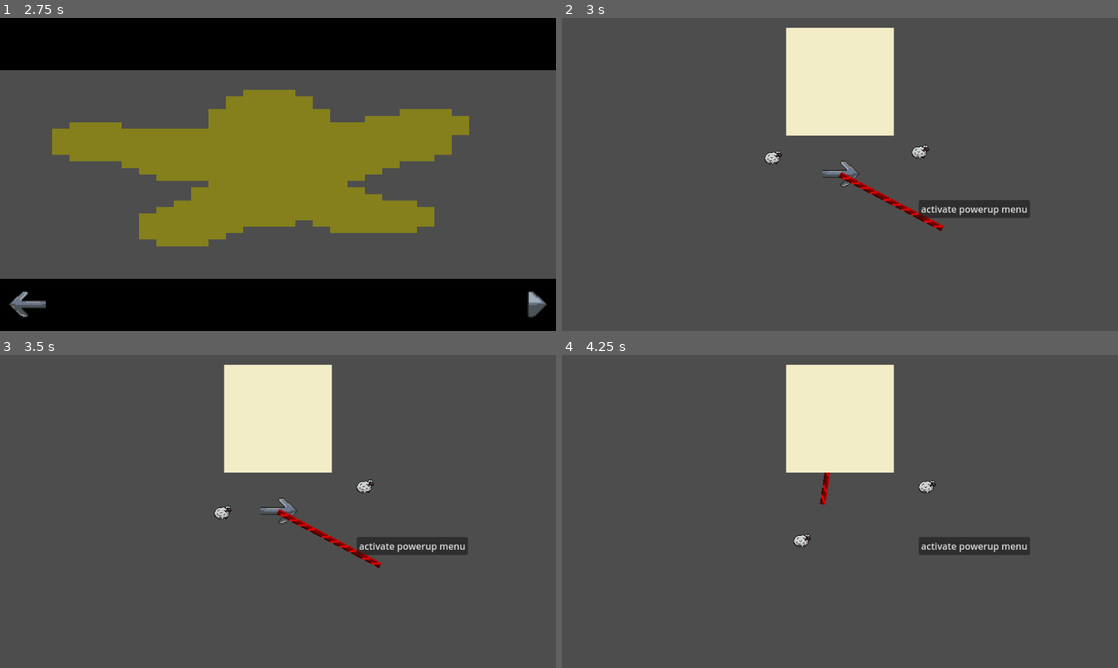
Above: before the commit, frames 1-4 (two rows, left to right).
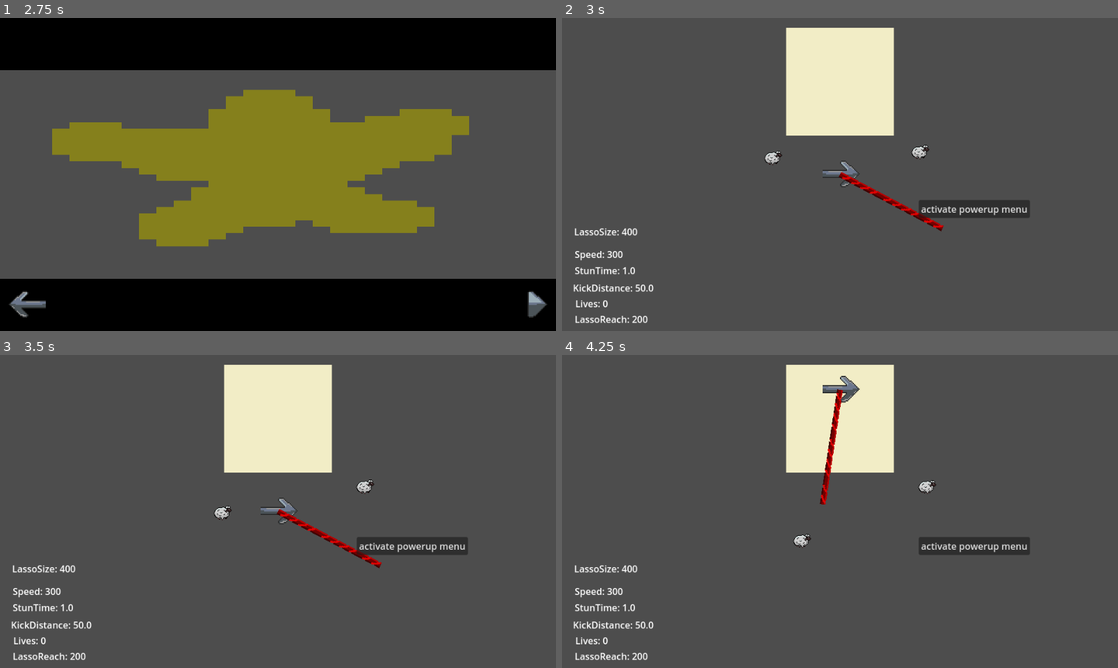
Above: after the commit, the same moments.

Repository: kinghos/GMTK-Game-Jam-2025
Game: Godot game, scene res://scenes/ui/title_screen.tscn
The game is run twice, just before and just after one commit, with the same random seed, the same clock (stepped at 60 frames per second) and the same inputs.
Inputs (mouse positions are in pixels of both pictures, inside the frame that each line leads up to):
- Up to frame 1 (2.75 s): click "PLAY" at 0.5 s; click (528, 305) at 1.25 s; click (528, 305) at 2 s
- Up to frame 2 (3 s): click (1095, 309) at 2.75 s
- Up to frame 3 (3.5 s): no input
- Up to frame 4 (4.25 s): move the mouse to (812, 574) at 3.52 s; hold Up (Up) from 3.53 s (still down); hold Space (Kick) from 3.53 s (still down); click (812, 574) at 3.67 s

Frame 1 is identical in both runs. In frame 2, 0.8% of the frame differs, in the area x 2-17%, y 67-98%; in frame 3, 0.8%; in frame 4, 1.3%, in the area x 2-54%, y 6-98%.

Commit message:
Updated GameUI to contain debug info

Diff:
--- a/scenes/level.gd
+++ b/scenes/level.gd
@@ -7,3 +7,11 @@
 
 func _on_button_pressed() -> void:
 	game_ui.trigger_powerups_menu()
+
+func _process(delta: float) -> void:
+	$GameUI/PlayerSpeed.text = "Speed: " + str(Globals.player.speed)
+	$GameUI/StunTime.text = "StunTime: " + str(Globals.stun_time)
+	$GameUI/KickDistance.text = "KickDistance: " + str(Globals.kick_distance)
+	$GameUI/Lives.text = "Lives: " + str(Globals.lives)
+	$GameUI/LassoReach.text = "LassoReach: " + str(Globals.player_lasso_reach)
+	$GameUI/LassoSize.text = "LassoSize: " + str(Globals.lasso.MAX_LASSO_LENGTH)
--- a/scenes/level.tscn
+++ b/scenes/level.tscn
@@ -1,9 +1,9 @@
-[gd_scene load_steps=8 format=3 uid="uid://bexj0jwnpfnte"]
+[gd_scene load_steps=8 format=3 uid="uid://dow5jdyygni3s"]
 
 [ext_resource type="PackedScene" uid="uid://byg6xjjjpdp1o" path="res://scenes/ui/game_ui.tscn" id="1_2q6dc"]
 [ext_resource type="Script" uid="uid://bmvevy34gpj8u" path="res://scenes/level.gd" id="1_ppgk2"]
-[ext_resource type="PackedScene" uid="uid://cndmwkj47j0ww" path="res://scenes/player.tscn" id="2_mx8sn"]
-[ext_resource type="PackedScene" uid="uid://c2d3oaak7o717" path="res://scenes/ui/pause_menu.tscn" id="3_2r41h"]
+[ext_resource type="PackedScene" uid="uid://cndmwkj47j0ww" path="res://scenes/Player.tscn" id="2_mx8sn"]
+[ext_resource type="PackedScene" path="res://scenes/ui/pause_menu.tscn" id="3_2r41h"]
 [ext_resource type="PackedScene" uid="uid://cqbyf3duimude" path="res://scenes/animals/sheep.tscn" id="3_ppgk2"]
 [ext_resource type="PackedScene" uid="uid://di53xit540gqa" path="res://scenes/pen.tscn" id="4_2r41h"]
 [ext_resource type="PackedScene" uid="uid://k3vx7abiijuu" path="res://scenes/lasso.tscn" id="5_klq6b"]
@@ -12,6 +12,42 @@
 script = ExtResource("1_ppgk2")
 
 [node name="GameUI" parent="." instance=ExtResource("1_2q6dc")]
+
+[node name="PlayerSpeed" type="Label" parent="GameUI"]
+offset_left = 22.0
+offset_top = 396.0
+offset_right = 62.0
+offset_bottom = 419.0
+
+[node name="LassoSize" type="Label" parent="GameUI"]
+offset_left = 21.0
+offset_top = 357.0
+offset_right = 61.0
+offset_bottom = 380.0
+
+[node name="StunTime" type="Label" parent="GameUI"]
+offset_left = 22.0
+offset_top = 424.0
+offset_right = 62.0
+offset_bottom = 447.0
+
+[node name="KickDistance" type="Label" parent="GameUI"]
+offset_left = 19.0
+offset_top = 454.0
+offset_right = 59.0
+offset_bottom = 477.0
+
+[node name="Lives" type="Label" parent="GameUI"]
+offset_left = 23.0
+offset_top = 481.0
+offset_right = 63.0
+offset_bottom = 504.0
+
+[node name="LassoReach" type="Label" parent="GameUI"]
+offset_left = 22.0
+offset_top = 508.0
+offset_right = 62.0
+offset_bottom = 531.0
 
 [node name="PauseMenu" parent="." instance=ExtResource("3_2r41h")]
 visible = false
@@ -29,6 +65,7 @@
 position = Vector2(607, 235)
 
 [node name="Pen" parent="." instance=ExtResource("4_2r41h")]
+z_index = -1
 position = Vector2(480, 110)
 
 [node name="Button" type="Button" parent="."]
--- a/scenes/ui/game_ui.gd
+++ b/scenes/ui/game_ui.gd
@@ -18,8 +18,10 @@
 	powerups.hide()
 	get_tree().paused = false
 
-func _on_option_pressed(option: int) -> void:
+func _on_option_pressed(option: String) -> void:
 	print("Option ", option, " pressed")
+	var powerup_type = powerup_options.get_node(option).get_meta("powerup_type")
+	Globals.apply_powerup(powerup_type)
 	close_powerups_menu()
 
 func randomise_powerup_options():
--- a/scenes/ui/game_ui.tscn
+++ b/scenes/ui/game_ui.tscn
@@ -173,6 +173,6 @@
 &"": SubResource("AnimationLibrary_xjfbv")
 }
 
-[connection signal="pressed" from="Powerups/ColorRect/PowerupOptions/Option1" to="." method="_on_option_pressed" binds= [0]]
-[connection signal="pressed" from="Powerups/ColorRect/PowerupOptions/Option2" to="." method="_on_option_pressed" binds= [1]]
-[connection signal="pressed" from="Powerups/ColorRect/PowerupOptions/Option3" to="." method="_on_option_pressed" binds= [2]]
+[connection signal="pressed" from="Powerups/ColorRect/PowerupOptions/Option1" to="." method="_on_option_pressed" binds= ["Option1"]]
+[connection signal="pressed" from="Powerups/ColorRect/PowerupOptions/Option2" to="." method="_on_option_pressed" binds= ["Option2"]]
+[connection signal="pressed" from="Powerups/ColorRect/PowerupOptions/Option3" to="." method="_on_option_pressed" binds= ["Option3"]]
